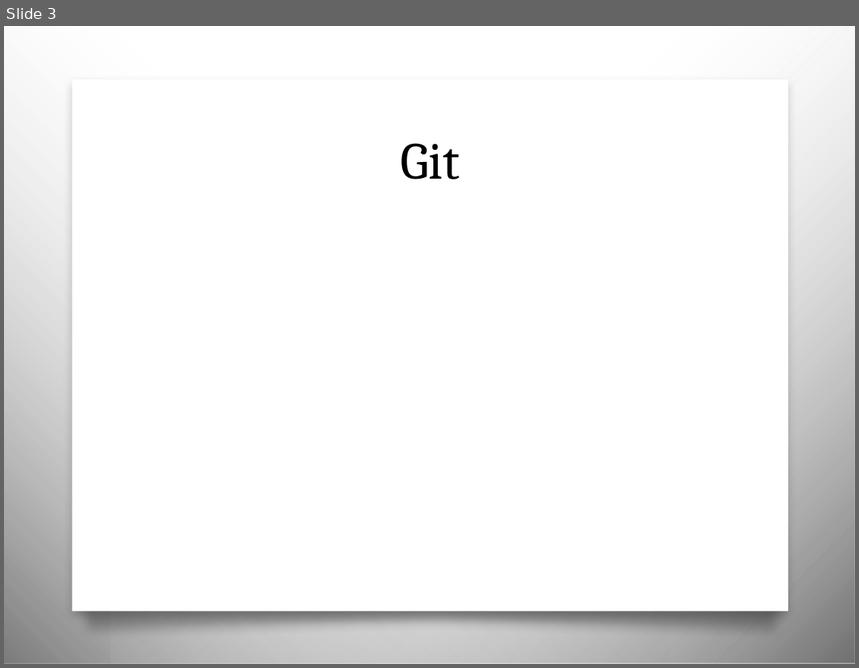
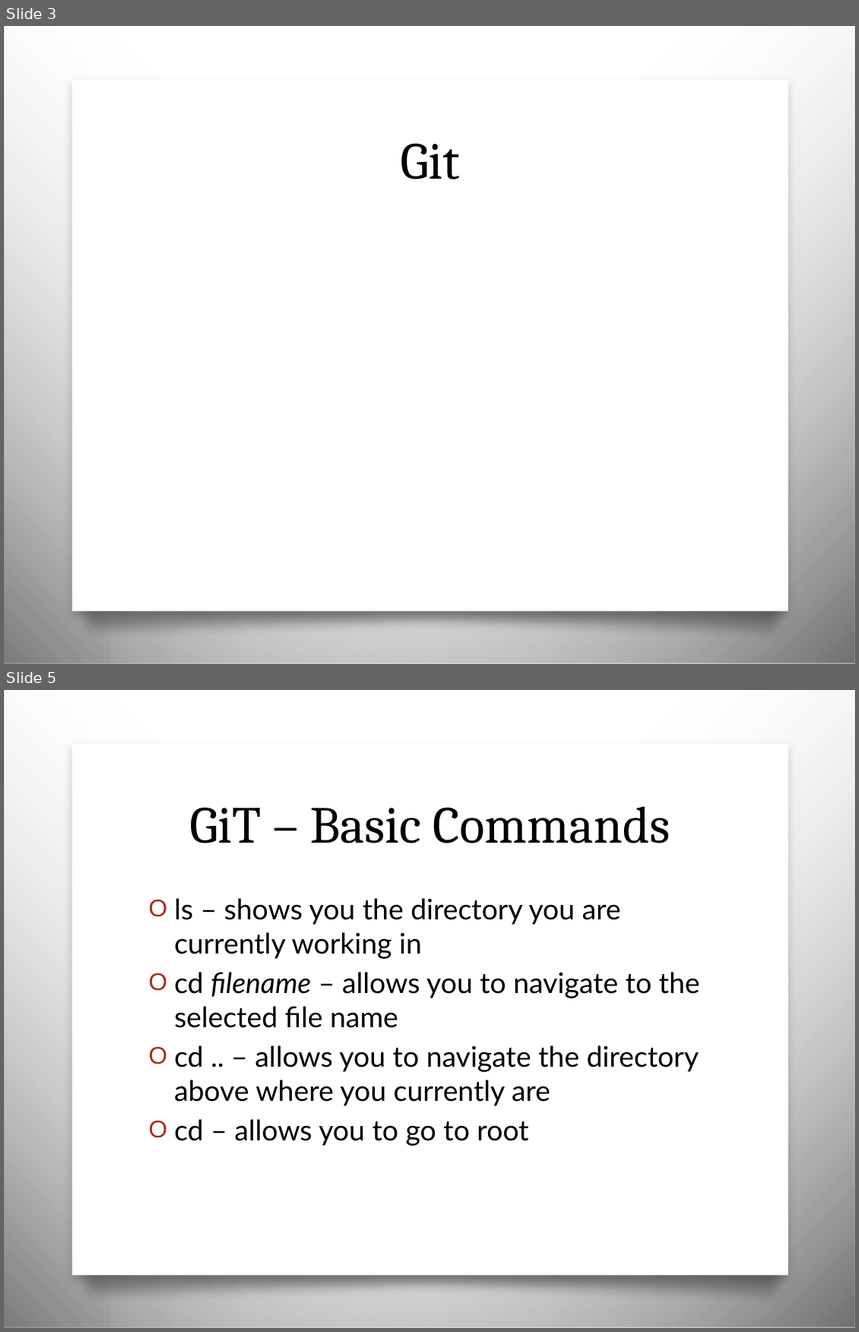
Before and after one commit to JCMander/PortalPower, a slide deck: Git/Git Slides.pptx. Shown one above the other, each under a label of ours: slide 3 before the commit, slides 3 and 5 after it; the slides between them are not shown. The pictures are 859x668 and 859x1332 pixels, drawn with LibreOffice and Linux fonts; fonts in the diff are those of the drawing; background and template pictures are left out. Boxes give left, top, right and bottom in pixels: in the first picture for what was removed or moved away, otherwise in the second. Text is boxed around its words. In the diff, an @@ line names an element or a change of style, - is before the commit and + after.

Commit message:
added some basic commands slides

```diff
--- a/Git/Git Slides.pptx
+++ b/Git/Git Slides.pptx
@@ slide 5 added at bbox=[4, 690, 855, 1328], background picture (left out); not listed: 4 template elements that a slide beside it also shows @@
@@ title added at bbox=[189, 806, 670, 844], 44 pt, text #000000 @@
+GiT – Basic Commands
@@ text added at bbox=[174, 898, 700, 1146], 24 pt, text #000000 @@
+O ls – shows you the directory you are currently working in
+O cd filename – allows you to navigate to the selected file name
+O cd .. – allows you to navigate the directory above where you currently are
+O cd – allows you to go to root
```
Also in this commit, not shown: 3 other slides added.
